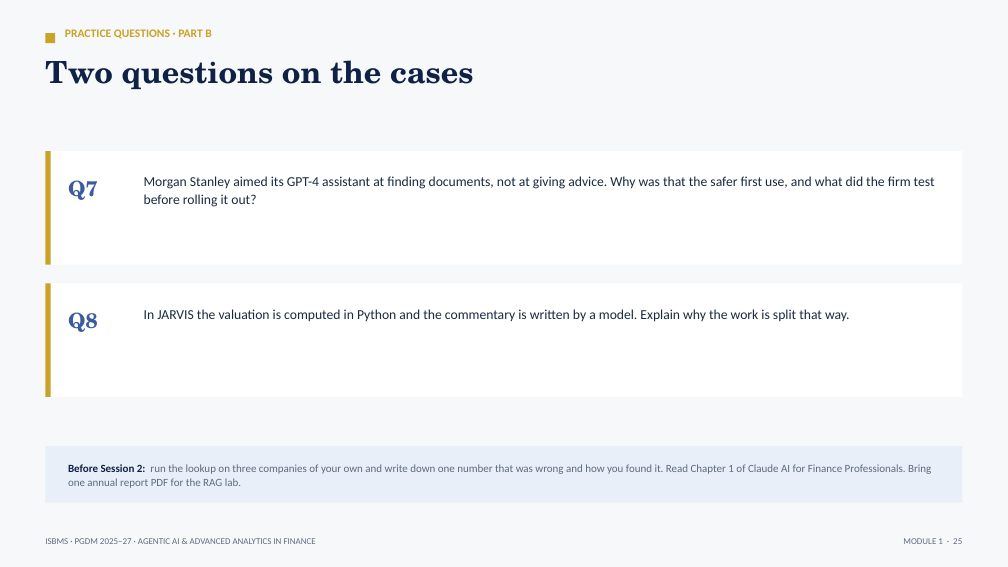
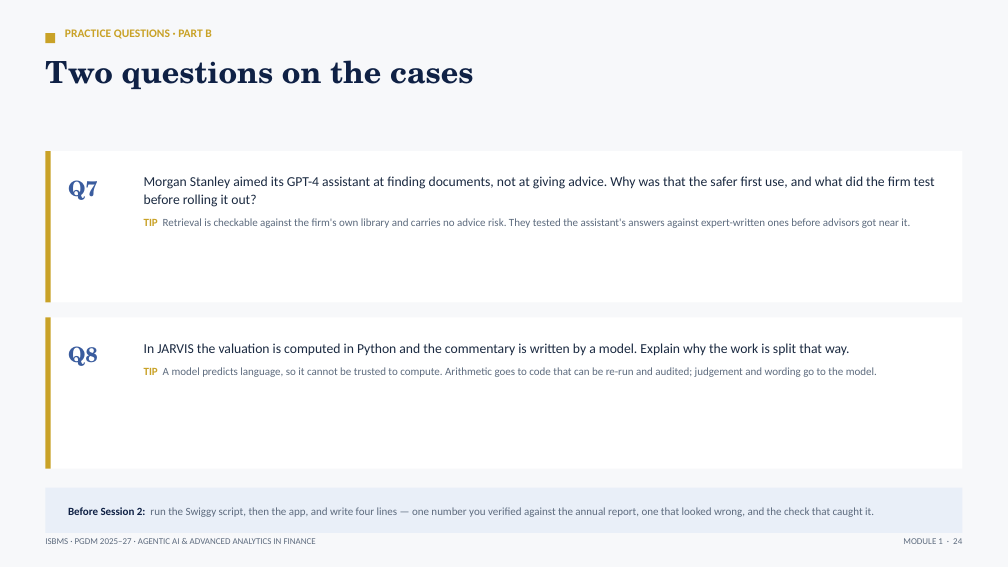
Before and after one commit to tejasgjadhav/AIFINANCE, a slide deck: slide 24 of slides/Module-01-Foundations-of-Agentic-AI.pptx (slide 25 before the commit). Drawn at 1008x567 pixels with LibreOffice and Linux fonts; fonts in the diff are those of the drawing. Boxes give left, top, right and bottom in pixels: in the first picture for what was removed or moved away, otherwise in the second. Text is boxed around its words. In the diff, an @@ line names an element or a change of style, - is before the commit and + after.

```diff
--- a/slides/Module-01-Foundations-of-Agentic-AI.pptx
+++ b/slides/Module-01-Foundations-of-Agentic-AI.pptx
@@ rectangle: place and size @@
-rectangle at [45, 151, 963, 265]
+rectangle at [45, 151, 963, 302]
@@ rectangle: place and size @@
-rectangle at [45, 151, 51, 265]
+rectangle at [45, 151, 51, 302]
@@ text at [144, 218, 910, 228]: paragraph added @@
+TIP Retrieval is checkable against the firm's own library and carries no advice risk. They tested the assistant's answers against expert-written ones before advisors got near it.
@@ rectangle: place and size @@
-rectangle at [45, 284, 963, 397]
+rectangle at [45, 318, 963, 469]
@@ rectangle: place and size @@
-rectangle at [45, 284, 51, 397]
+rectangle at [45, 318, 51, 469]
@@ text "Q8": place and size @@
-text "Q8" at [68, 312, 98, 332]
+text "Q8" at [68, 346, 98, 366]
@@ text "In JARVIS the valuation is ...": place and size @@
-text "In JARVIS the valuation is ..." at [144, 309, 850, 322]
+text "In JARVIS the valuation is ..." at [144, 343, 877, 377]
@@ text at [144, 367, 877, 377]: paragraph added @@
+TIP A model predicts language, so it cannot be trusted to compute. Arithmetic goes to code that can be re-run and audited; judgement and wording go to the model.
@@ rectangle: place and size @@
-rectangle at [45, 446, 963, 503]
+rectangle at [45, 488, 963, 533]
@@ text at [68, 507, 874, 517]: text changed @@
-Before Session 2: run the lookup on three companies of your own and write down one number that was wrong and how you found it. Read Chapter 1 of Claude AI for Finance Professionals. Bring one annual report PDF for the RAG lab.
+Before Session 2: run the Swiggy script, then the app, and write four lines — one number you verified against the annual report, one that looked wrong, and the check that caught it.
```
Also in this commit, not shown: 23 other slides changed, 1 slide removed.
